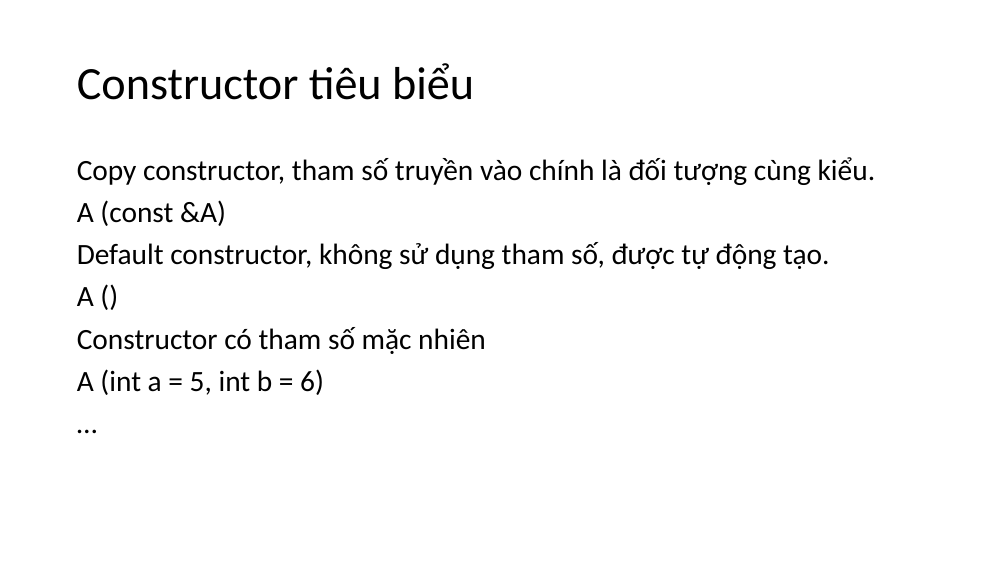
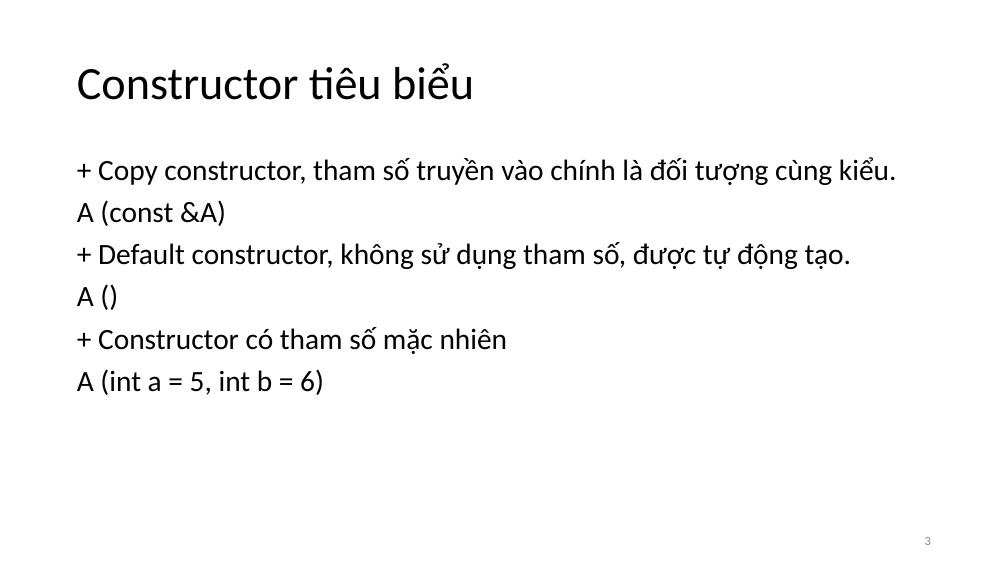
Before and after one commit to vutuanhai237/CourseMaterials, a slide deck: slide 3 of IT002-OOP/Slide thực hành/Lab 3. Constructor-Destructor-Scope-Get-Set.pptx. Drawn at 1008x567 pixels with LibreOffice and Linux fonts; fonts in the diff are those of the drawing. Boxes give left, top, right and bottom in pixels: in the first picture for what was removed or moved away, otherwise in the second. Text is boxed around its words. In the diff, an @@ line names an element or a change of style, - is before the commit and + after.

```diff
--- a/IT002-OOP/Slide thực hành/Lab 3. Constructor-Destructor-Scope-Get-Set.pptx
+++ b/IT002-OOP/Slide thực hành/Lab 3. Constructor-Destructor-Scope-Get-Set.pptx
@@ text at [77, 157, 897, 395]: paragraph removed @@
-…
@@ text at [98, 157, 897, 185]: text changed @@
-Copy constructor, tham số truyền vào chính là đối tượng cùng kiểu.
++ Copy constructor, tham số truyền vào chính là đối tượng cùng kiểu.
@@ text at [98, 242, 851, 269]: text changed @@
-Default constructor, không sử dụng tham số, được tự động tạo.
++ Default constructor, không sử dụng tham số, được tự động tạo.
@@ text at [98, 327, 508, 354]: text changed @@
-Constructor có tham số mặc nhiên
++ Constructor có tham số mặc nhiên
@@ page number added at [925, 537, 931, 545], 12 pt, text #8C8C8C @@
+3
```
Also in this commit, not shown: 5 other slides changed, 5 other files.
